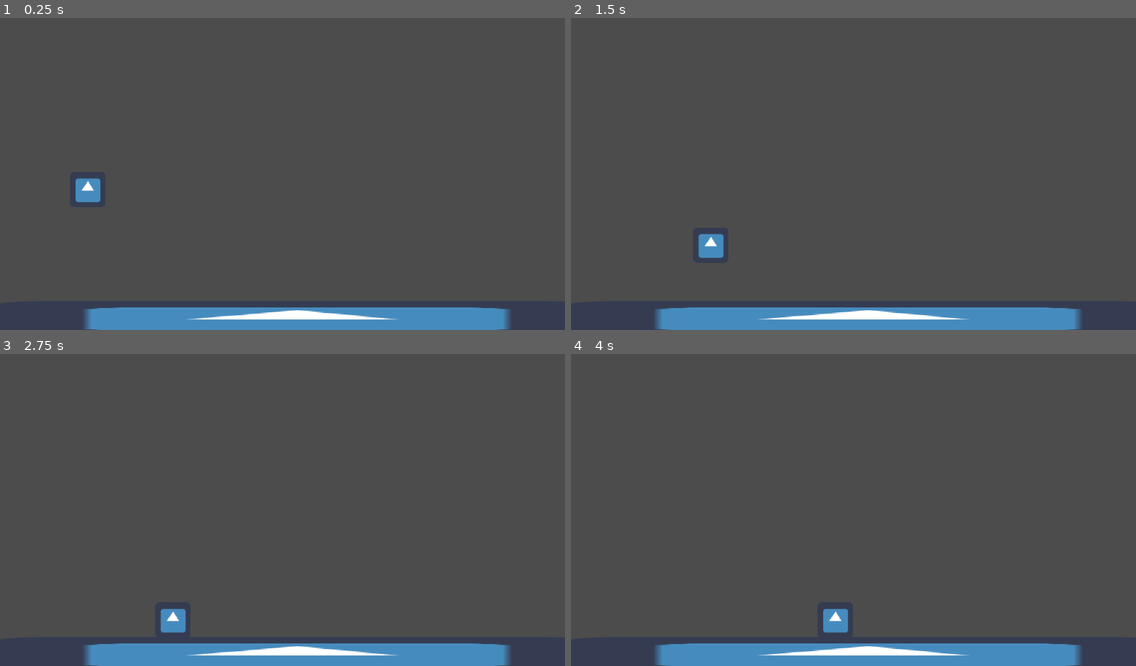
Above: before the commit, frames 1-4 (two rows, left to right).
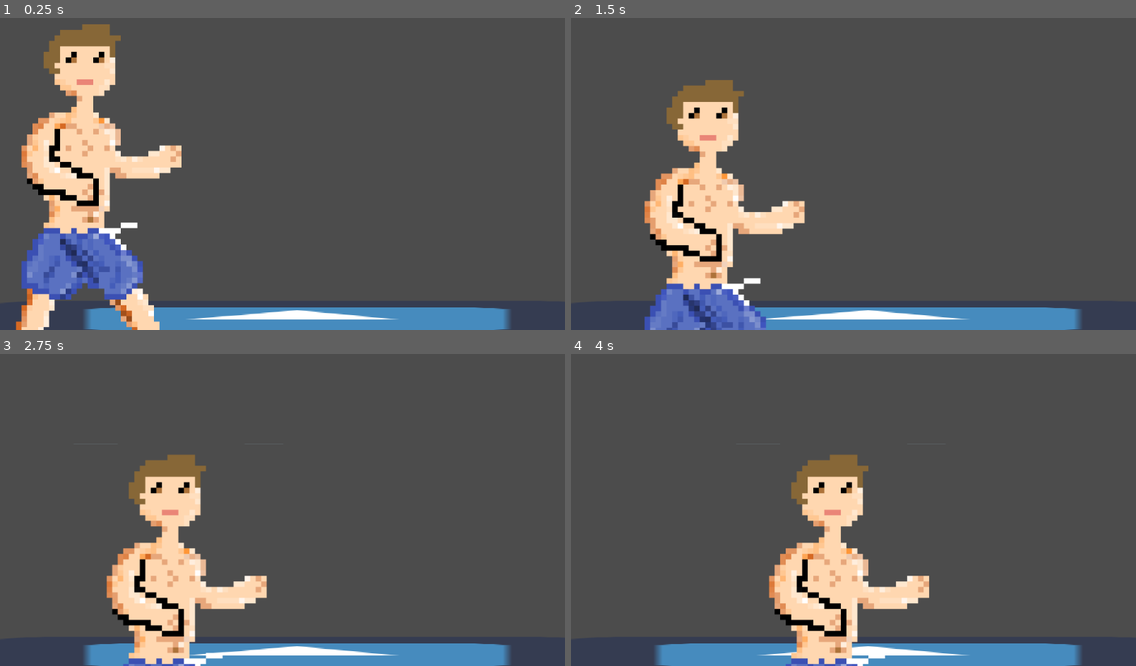
Above: after the commit, the same moments.

Repository: Matthew078/Hells-Gym-Fight
Game: Godot game, scene res://game.tscn
Two runs of this game, one before a commit and one after it. Both use one fixed random seed, a clock stepped at 60 frames per second and the inputs below. The project has no main scene, so this scene is started directly. The engine's default icon, where the game draws it, is replaced by a stand-in: a white triangle on a blue panel in a dark square.
Inputs:
- Up to frame 1 (0.25 s): no input
- Up to frame 2 (1.5 s): hold Right (gym_bro_move_right) 0.53-1.28 s; hold Left (gym_bro_move_left) from 1.28 s (still down)
- Up to frame 3 (2.75 s): release Left (gym_bro_move_left) at 2.03 s; hold Right (gym_bro_move_right) from 2.03 s (still down)
- Up to frame 4 (4 s): release Right (gym_bro_move_right) at 3.53 s; hold Left (gym_bro_move_left) from 3.53 s (still down)

The runs differ from the first frame. In frame 1, 14% of the frame differs, in the area x 2-33%, y 2-100%; in frame 2, 11%; in frame 3, 9.0%; in frame 4, 9.0%.

Commit message:
Animations
Added animations for main player

Diff:
--- a/Hell's-Gym-Fight-Project/player.tscn
+++ b/Hell's-Gym-Fight-Project/player.tscn
@@ -1,7 +1,41 @@
-[gd_scene load_steps=4 format=2]
+[gd_scene load_steps=10 format=2]
 
 [ext_resource path="res://icon.png" type="Texture" id=1]
 [ext_resource path="res://player.gd" type="Script" id=2]
+[ext_resource path="res://art/vector-pixel-art-fitness-man-isolated-cartoon-vector-pixel-art-fitness-man-124453637 (2).png" type="Texture" id=3]
+
+[sub_resource type="AtlasTexture" id=2]
+flags = 4
+atlas = ExtResource( 3 )
+region = Rect2( 0, 0, 640, 640 )
+
+[sub_resource type="AtlasTexture" id=3]
+flags = 4
+atlas = ExtResource( 3 )
+region = Rect2( 640, 0, 640, 640 )
+
+[sub_resource type="AtlasTexture" id=4]
+flags = 4
+atlas = ExtResource( 3 )
+region = Rect2( 0, 640, 640, 640 )
+
+[sub_resource type="AtlasTexture" id=5]
+flags = 4
+atlas = ExtResource( 3 )
+region = Rect2( 640, 640, 640, 640 )
+
+[sub_resource type="SpriteFrames" id=6]
+animations = [ {
+"frames": [ SubResource( 2 ), SubResource( 3 ) ],
+"loop": false,
+"name": "standing",
+"speed": 5.0
+}, {
+"frames": [ SubResource( 4 ), SubResource( 5 ) ],
+"loop": false,
+"name": "walk",
+"speed": 5.0
+} ]
 
 [sub_resource type="RectangleShape2D" id=1]
 extents = Vector2( 31, 31 )
@@ -14,6 +48,8 @@
 texture = ExtResource( 1 )
 
 [node name="AnimatedSprite" type="AnimatedSprite" parent="."]
+frames = SubResource( 6 )
+animation = "walk"
 
 [node name="CollisionShape2D" type="CollisionShape2D" parent="."]
 shape = SubResource( 1 )
Binary file added: Hell's-Gym-Fight-Project/art/vector-pixel-art-fitness-man-isolated-cartoon-vector-pixel-art-fitness-man-124453637 (2).png
Not shown, added: Hell's-Gym-Fight-Project/art/vector-pixel-art-fitness-man-isolated-cartoon-vector-pixel-art-fitness-man-124453637 (2).png.import
